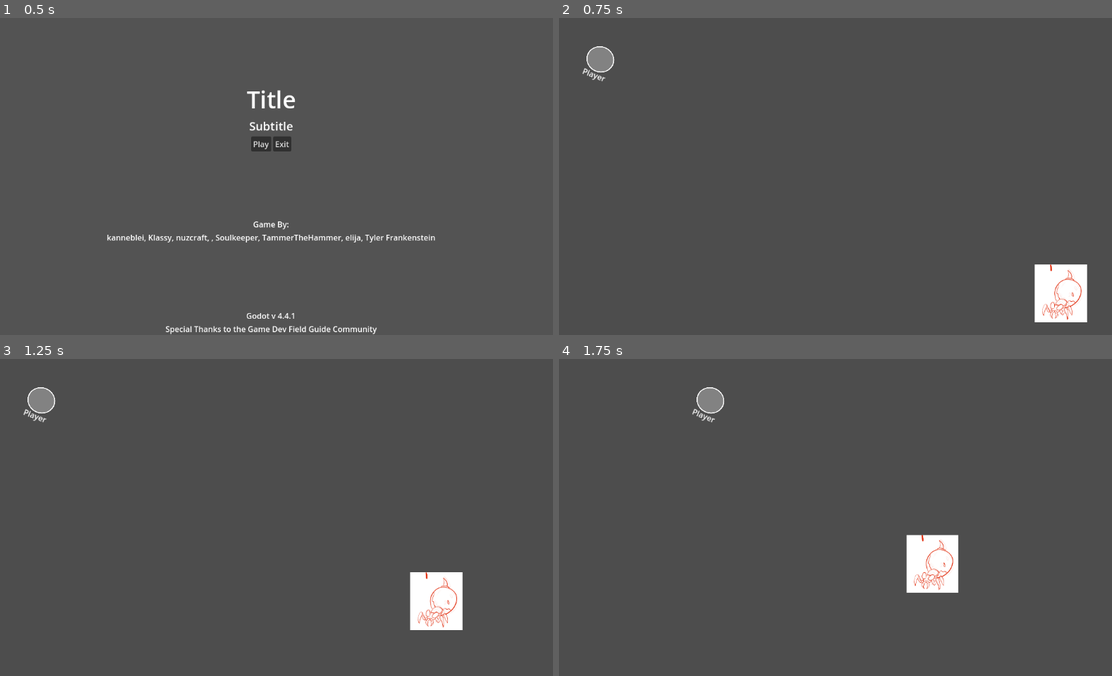
Above: before the commit, frames 1-4 (two rows, left to right).
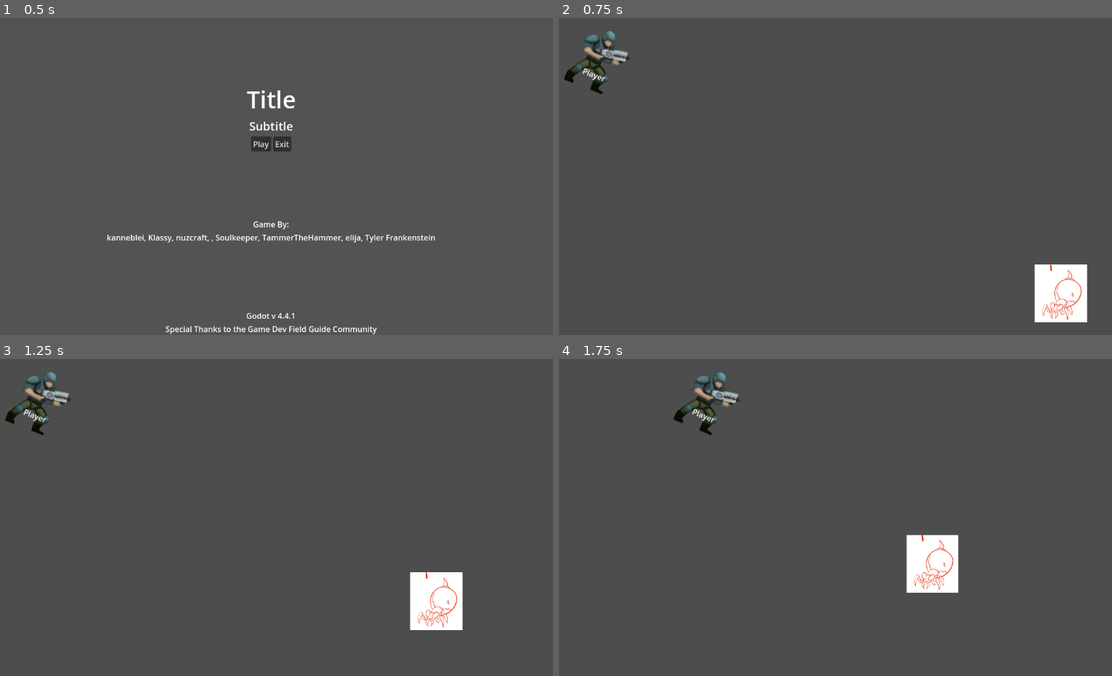
Above: after the commit, the same moments.

Repository: nuzcraft/gdfg-team-4
Game: Godot game, scene res://scenes/title.tscn
The game is run twice, just before and just after one commit, with the same random seed, the same clock (stepped at 60 frames per second) and the same inputs.
Inputs (mouse positions are in pixels of both pictures, inside the frame that each line leads up to):
- Up to frame 1 (0.5 s): no input
- Up to frame 2 (0.75 s): click "Play" at 0.5 s
- Up to frame 3 (1.25 s): no input
- Up to frame 4 (1.75 s): move the mouse to (951, 501) at 1.27 s; hold D (right) from 1.28 s (still down)

Frame 1 is identical in both runs. In frame 2, 0.8% of the frame differs, in the area x 0-13%, y 4-25%; in frame 3, 0.8%; in frame 4, 0.8%.

Commit message:
adds player sprite

Diff:
--- a/scenes/prototype_01.tscn
+++ b/scenes/prototype_01.tscn
@@ -2,8 +2,8 @@
 
 [ext_resource type="Script" uid="uid://bplv08s5b0u13" path="res://scenes/proto_player.gd" id="1_ecofb"]
 [ext_resource type="Script" uid="uid://dr7n2hwpha2r" path="res://scenes/prototype_01.gd" id="1_yv8a0"]
-[ext_resource type="Texture2D" uid="uid://bx4camf6v7d5j" path="res://PlaceholderAssets/ManaSpiritLayersHead.png" id="2_2lahl"]
 [ext_resource type="PackedScene" uid="uid://d1mr1jwoop6vc" path="res://scenes/prototype_lava_ant.tscn" id="3_2lahl"]
+[ext_resource type="Texture2D" uid="uid://cx521ax71sjdh" path="res://assets/Player.png" id="3_yv8a0"]
 [ext_resource type="PackedScene" uid="uid://c0obualjs4wyq" path="res://scenes/lava_aoe.tscn" id="4_1abal"]
 
 [sub_resource type="CircleShape2D" id="CircleShape2D_1abal"]
@@ -25,8 +25,7 @@
 
 [node name="Sprite2D" type="Sprite2D" parent="ProtoPlayer"]
 position = Vector2(-5.96046e-07, 0.5)
-scale = Vector2(0.2, 0.2)
-texture = ExtResource("2_2lahl")
+texture = ExtResource("3_yv8a0")
 
 [node name="Label" type="Label" parent="ProtoPlayer"]
 offset_left = -53.0
Binary file added: assets/Player.png
Not shown, added: assets/Player.png.import
